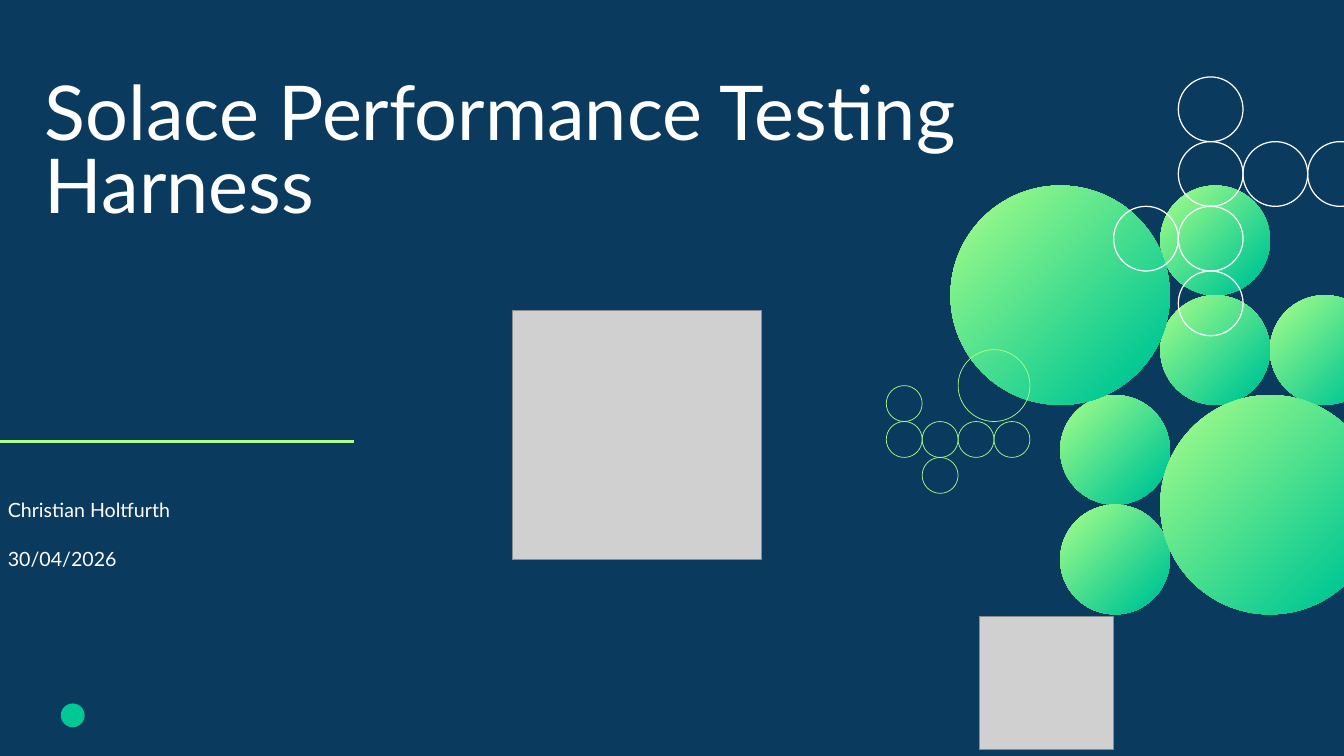
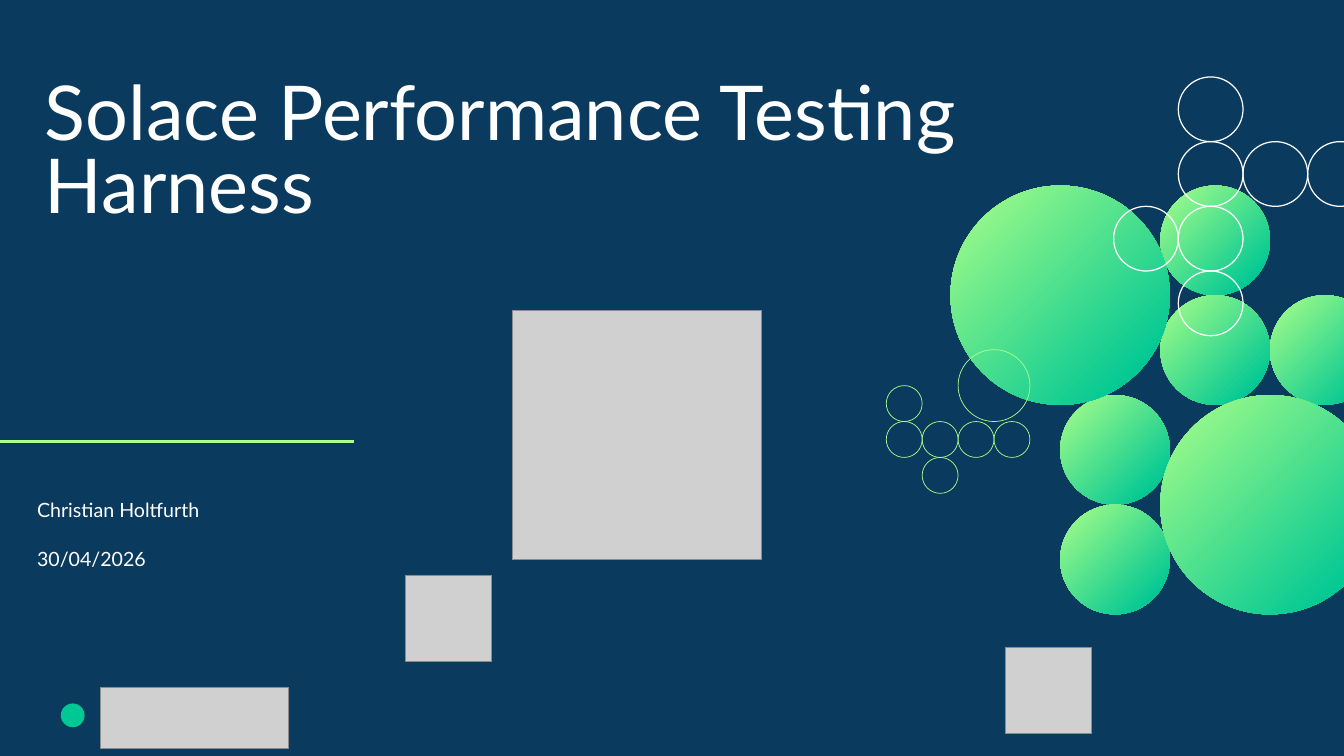
Before and after one commit to SolaceLabs/solace-perftest-harness, a slide deck: slide 1 of docs/Perf Test Harness-Overview-2026.pptx. Drawn at 1344x756 pixels with LibreOffice and Linux fonts; fonts in the diff are those of the drawing; grey boxes stand for pictures; background and template pictures are left out. Boxes give left, top, right and bottom in pixels: in the first picture for what was removed or moved away, otherwise in the second. Text is boxed around its words. In the diff, an @@ line names an element or a change of style, - is before the commit and + after.

```diff
--- a/docs/Perf Test Harness-Overview-2026.pptx
+++ b/docs/Perf Test Harness-Overview-2026.pptx
@@ text "Christian Holtfurth" moved from (x1=8, y1=502, x2=170, y2=567) to (x1=37, y1=502, x2=199, y2=567) @@
@@ picture added at (x1=406, y1=576, x2=492, y2=661) @@
@@ picture resized from (x1=980, y1=616, x2=1114, y2=750) to (x1=1005, y1=648, x2=1091, y2=734) @@
@@ picture added at (x1=101, y1=688, x2=289, y2=748) @@
```
Also in this commit, not shown: 3 other slides changed.
